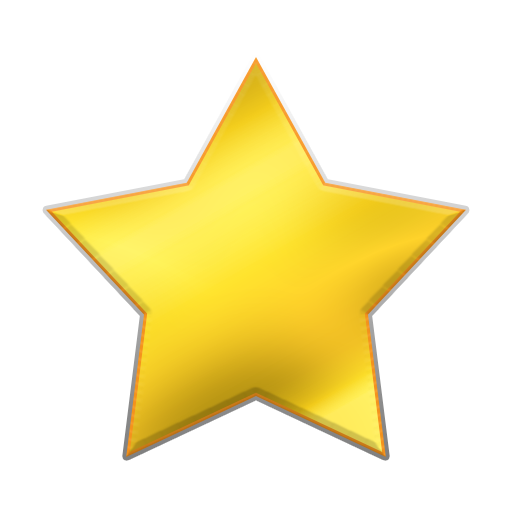
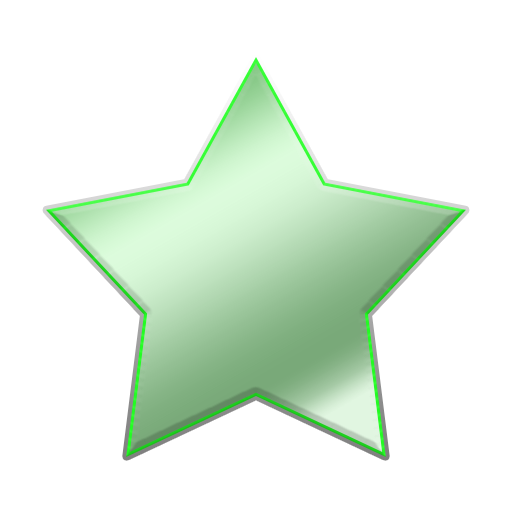
Comparing the layer stacks of the two 512px x 512px images. Changes:
added layer "inc" (hue) above "Group 1" over [46, 57, 466, 457]
added group "Group 1" with 1 layers above "Color Fill 1" over [46, 57, 466, 457]
moved "Shape 1" into group "Group 1" over [46, 57, 466, 457]
